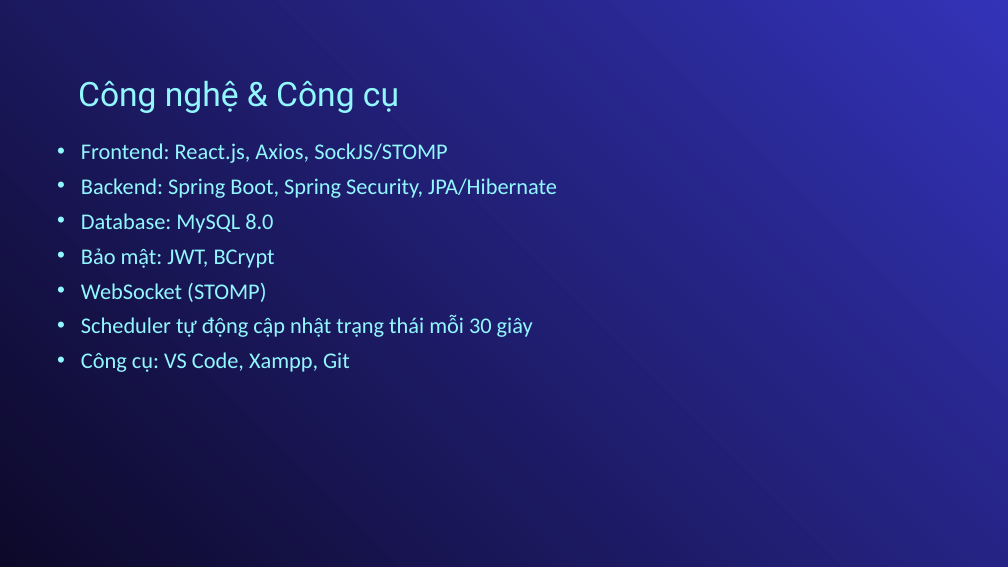
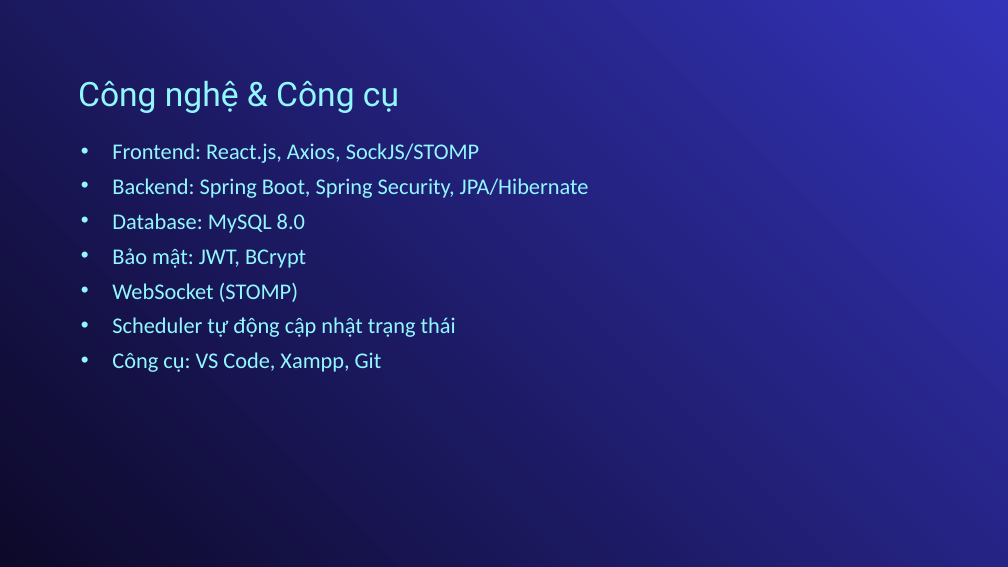
Before and after one commit to truongtonguyen/tn-da22ttb-110122127-truongnguyentonguyen-htquanlydaugiamathangdientu, a slide deck: slide 8 of docs/110122127-TruongNguyenToNguyen-Báo cáo-Khóa luận TN.pptx. Drawn at 1008x567 pixels with LibreOffice and Linux fonts; fonts in the diff are those of the drawing. Boxes give left, top, right and bottom in pixels: in the first picture for what was removed or moved away, otherwise in the second. Text is boxed around its words. In the diff, an @@ line names an element or a change of style, - is before the commit and + after.

```diff
--- a/docs/110122127-TruongNguyenToNguyen-Báo cáo-Khóa luận TN.pptx
+++ b/docs/110122127-TruongNguyenToNguyen-Báo cáo-Khóa luận TN.pptx
@@ text at [112, 143, 589, 372]: indent changed @@
@@ text at [112, 317, 456, 337]: text changed @@
-• Scheduler tự động cập nhật trạng thái mỗi 30 giây
+• Scheduler tự động cập nhật trạng thái
```
Also in this commit, not shown: 10 other slides changed, 1 slide removed, 54 other files.
